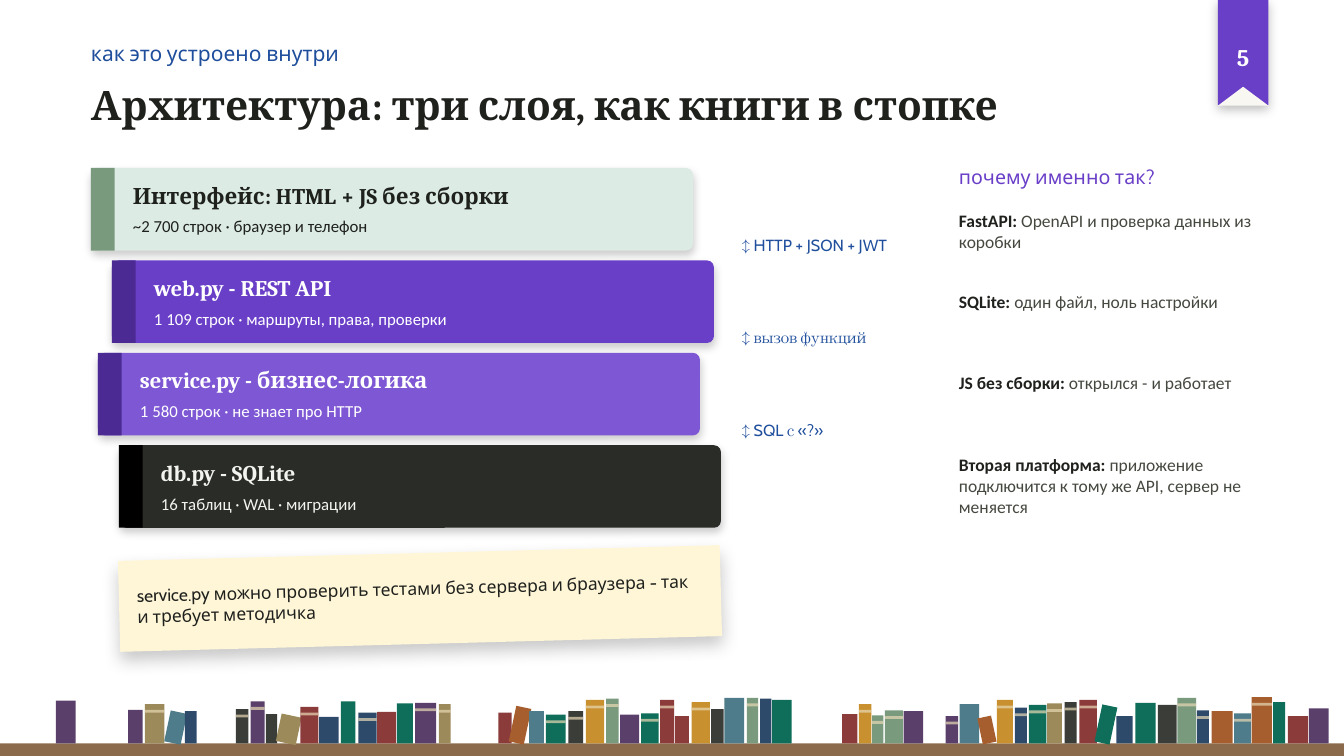
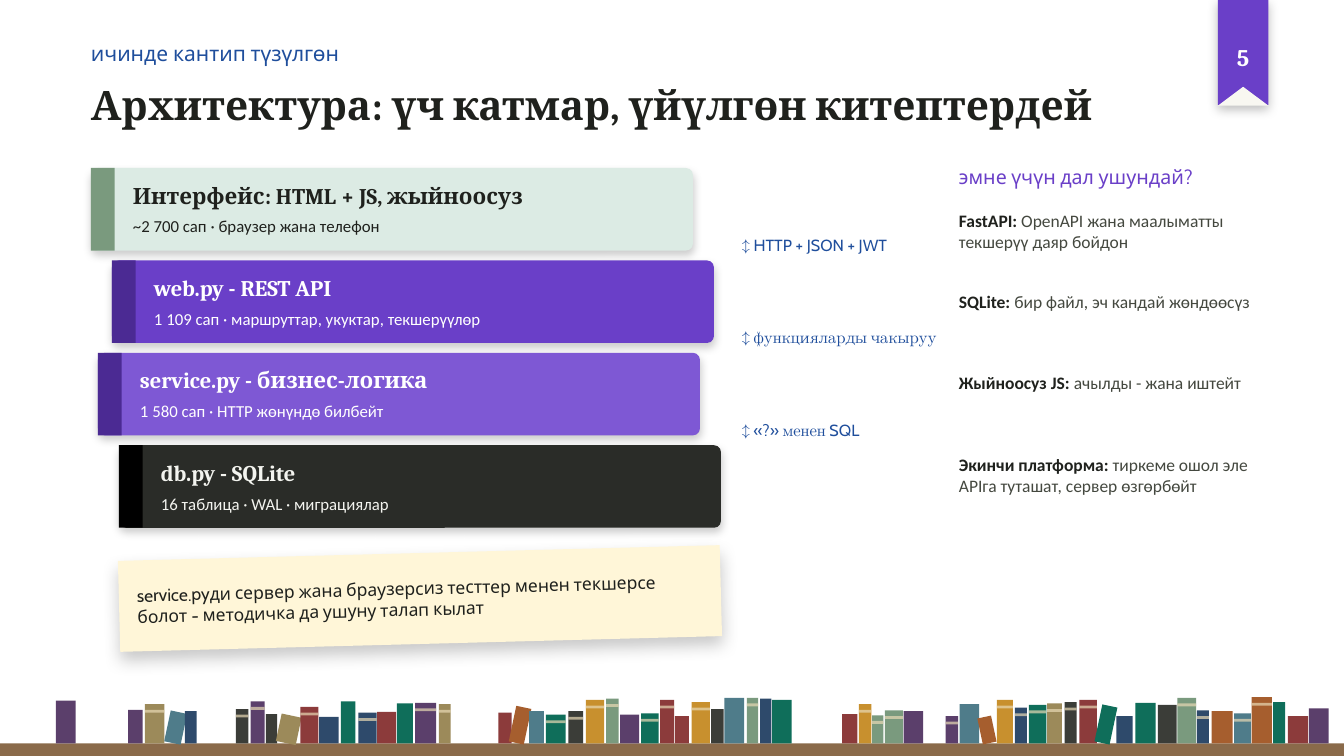
Before and after one commit to Kioku-0/oqu, a slide deck: slide 5 of Для_сдачи/2_Презентации/Оқу_предзащита_рус-кыр.pptx. Drawn at 1344x756 pixels with LibreOffice and Linux fonts; fonts in the diff are those of the drawing; background and template pictures are left out. Boxes give left, top, right and bottom in pixels: in the first picture for what was removed or moved away, otherwise in the second. Text is boxed around its words. In the diff, an @@ line names an element or a change of style, - is before the commit and + after.

Commit message:
Кыргызская версия презентации: весь текст слайдов на кыргызском
Словарь slides_ky.py: заголовки, карточки, таблицы, пометки и стикеры; название на слайдах - «Окуу». Речь Хадизат в заметках - на кыргызском, речь Мұхана - на русском.

```diff
--- a/Для_сдачи/2_Презентации/Оқу_предзащита_рус-кыр.pptx
+++ b/Для_сдачи/2_Презентации/Оқу_предзащита_рус-кыр.pptx
@@ text at [91, 49, 340, 66]: text changed @@
-как это устроено внутри
+ичинде кантип түзүлгөн
@@ text at [91, 89, 1092, 130]: text changed @@
-Архитектура: три слоя, как книги в стопке
+Архитектура: үч катмар, үйүлгөн китептердей
@@ text at [959, 169, 1184, 189]: text changed @@
-почему именно так?
+эмне үчүн дал ушундай?
@@ text at [133, 187, 523, 209]: text changed @@
-Интерфейс: HTML + JS без сборки
+Интерфейс: HTML + JS, жыйноосуз
@@ text at [133, 220, 380, 235]: text changed @@
-~2 700 строк · браузер и телефон
+~2 700 сап · браузер жана телефон
@@ text at [959, 215, 1223, 251]: text changed @@
-FastAPI: OpenAPI и проверка данных из коробки
+FastAPI: OpenAPI жана маалыматты текшерүү даяр бойдон
@@ text at [959, 295, 1250, 311]: text changed @@
-SQLite: один файл, ноль настройки
+SQLite: бир файл, эч кандай жөндөөсүз
@@ text at [154, 314, 480, 328]: text changed @@
-1 109 строк · маршруты, права, проверки
+1 109 сап · маршруттар, укуктар, текшерүүлөр
@@ text at [754, 332, 937, 347]: text changed @@
-↕ вызов функций
+↕ функцияларды чакыруу
@@ text at [959, 377, 1241, 392]: text changed @@
-JS без сборки: открылся - и работает
+Жыйноосуз JS: ачылды - жана иштейт
@@ text at [140, 405, 383, 420]: text changed @@
-1 580 строк · не знает про HTTP
+1 580 сап · HTTP жөнүндө билбейт
@@ text at [783, 424, 859, 437]: text changed @@
-↕ SQL с «?»
+↕ «?» менен SQL
@@ text at [959, 459, 1248, 495]: text changed @@
-Вторая платформа: приложение подключится к тому же API, сервер не меняется
+Экинчи платформа: тиркеме ошол эле APIга туташат, сервер өзгөрбөйт
@@ text at [161, 498, 389, 513]: text changed @@
-16 таблиц · WAL · миграции
+16 таблица · WAL · миграциялар
@@ text in rectangle at [137, 582, 484, 624]: text changed @@
-service.py можно проверить тестами без сервера и браузера - так и требует методичка
+service.pyди сервер жана браузерсиз тесттер менен текшерсе болот - методичка да ушуну талап кылат
```
Also in this commit, not shown: 8 other slides changed, 3 slides added, 3 slides removed, 4 other files.
